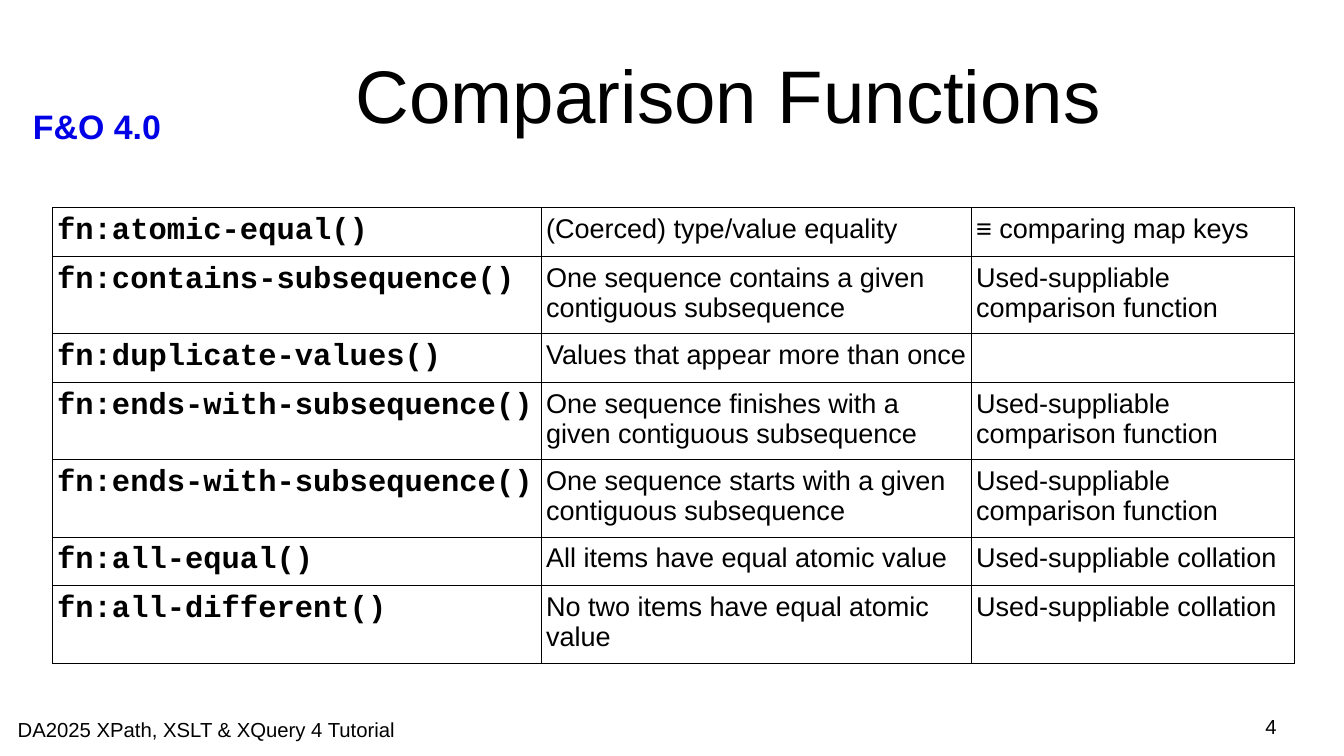
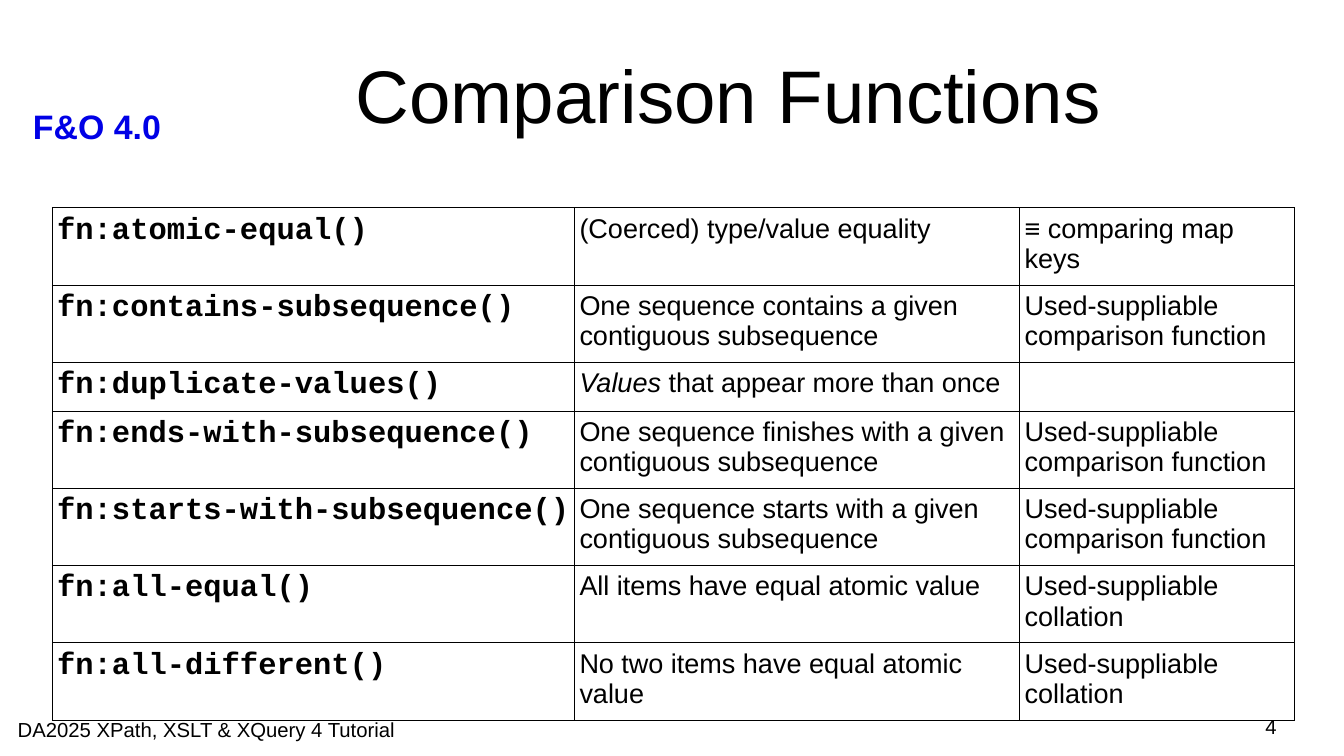
Before and after one commit to johnlumley/johnlumley.github.io, a slide deck: slide 4 of DA2025/QT4-FO.odp. Drawn at 1344x756 pixels with LibreOffice and Linux fonts; fonts in the diff are those of the drawing; background and template pictures are left out. Boxes give left, top, right and bottom in pixels: in the first picture for what was removed or moved away, otherwise in the second. Text is boxed around its words. In the diff, an @@ line names an element or a change of style, - is before the commit and + after.

```diff
--- a/DA2025/QT4-FO.odp
+++ b/DA2025/QT4-FO.odp
@@ table at (52, 207, 1296, 708) @@
-row 5, column 1: fn:ends-with-subsequence()
+row 5, column 1: fn:starts-with-subsequence()
@@ italic on in "Values" @@
```
Also in this commit, not shown: 27 other files.
